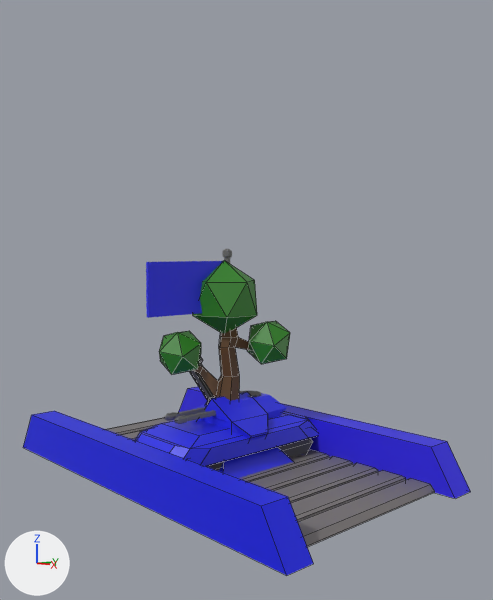
The Blender file blender/assets.blend as it was, and as the next commit left it.
Rendered twice from a 50 mm camera at (10.15, -8.78, 4.29) aimed at (0.19, 0.34, 3.32). Arrows for +X, +Y and +Z are at lower left; the lights stay in place. Mesh edges are drawn as thin lines on the coarser meshes.

In view in the first picture: 'AntiAircraft', 'AntiAircraftBase', 'Bridge', 'Flag', 'TankBody', 'TankTurret', 'Tree1'.
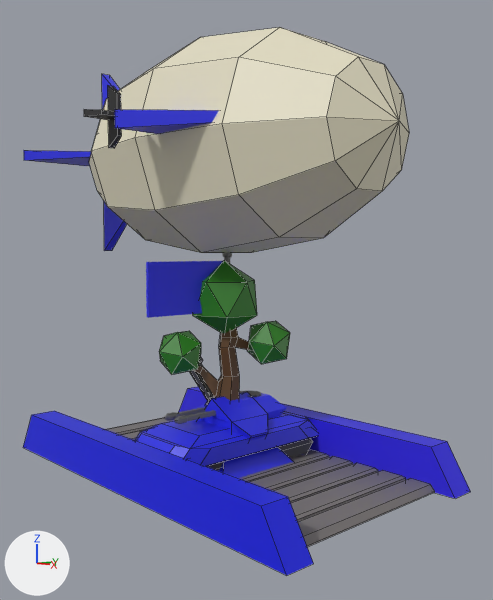
What the commit changed:
Object 'AirShip' (ob_airship) is now shown.

What differs and where, as boxes (x1, y1, x2, y2) in the pictures (493 x 600 px):
'AirShip', shown
    after: (24, 27, 409, 253)
